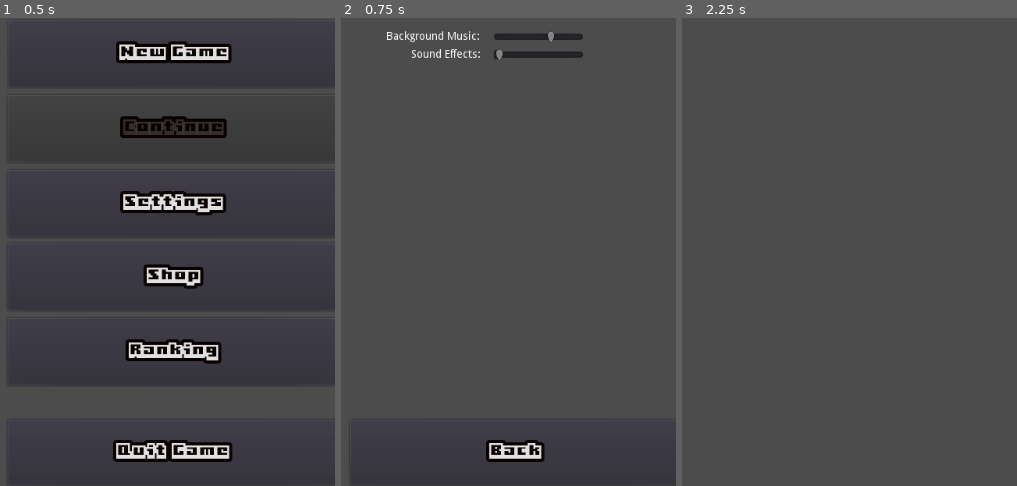
Above: before the commit, frames 1-3 (left to right).
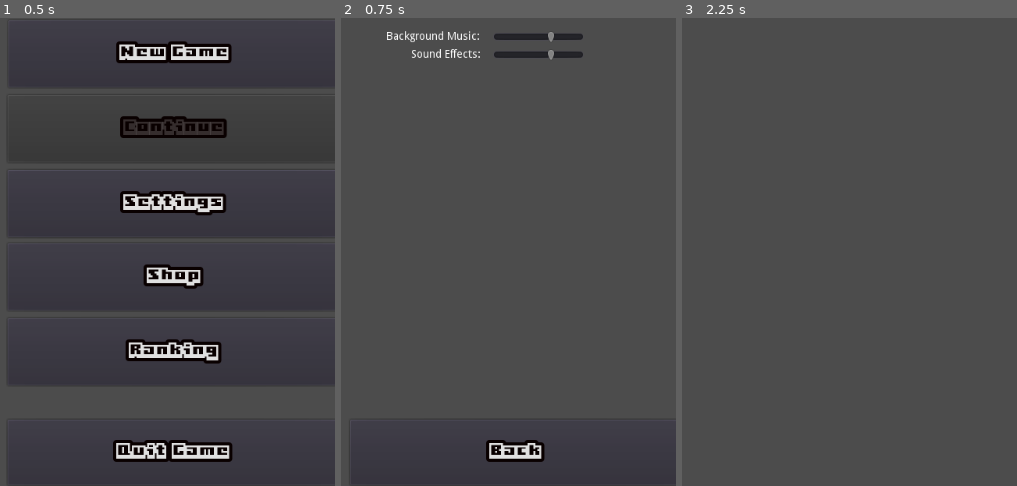
Above: after the commit, the same moments.

Repository: wvffle/finish-the-project
Game: Godot game, scene res://src/scenes/Game.tscn
The game is run twice, just before and just after one commit, with the same random seed, the same clock (stepped at 60 frames per second) and the same inputs.
Inputs:
- Up to frame 1 (0.5 s): no input
- Up to frame 2 (0.75 s): click "Settings" at 0.5 s
- Up to frame 3 (2.25 s): click "Back" at 1.25 s; click "New Game" at 2 s

Frame 1 is identical in both runs. In frame 2, less than 0.1% of the frame differs, in the area x 45-64%, y 6-9%; in frame 3, nothing differs.

Commit message:
chore: merge pull request #42 in GPZ/finish-the-project from feature/GPZ-75 to master
Squashed commit of the following:

commit fa7fdf4e7947a585142cab970aedb3c246664cfc
Merge: dfec284 b795dcc
Author: patrycjarecko <patrycjarecko00@gmail.com>
Date:   Mon Nov 22 15:34:31 2021 +0100

    Merge branch 'master' of ssh://devtools.wi.pb.edu.pl:7999/gpz/finish-the-project into feature/GPZ-75

    # Conflicts:
    #	src/scenes/Settings.tscn

commit dfec2845d36d9424762fb0e35014042adfe96225
Author: patrycjarecko <patrycjarecko00@gmail.com>
Date:   Mon Nov 22 15:26:38 2021 +0100

    feat: add logic for sound effects slider

commit ba46cd027267f9ff5b78db0f9f57f34ac358d638
Author: patrycjarecko <patrycjarecko00@gmail.com>
Date:   Mon Nov 22 15:18:56 2021 +0100

    fix: delete useless line in backgroundMusicSlider,

commit 7cba59b263565b45dce83fe24031bbf932c6da99
Author: patrycjarecko <patrycjarecko00@gmail.com>
Date:   Mon Nov 22 15:11:04 2021 +0100

    feat: add logic for main theme volume slider

commit ac9ff0dea0c56eb5d6bc822935806b9ad1b3092c
Merge: ff5d9ea 7977b86
Author: patrycjarecko <patrycjarecko00@gmail.com>
Date:   Mon Nov 22 13:13:23 2021 +0100

    chore: merge origin

commit ff5d9eab9251e4289625daa97d486317563c0380
Author: patrycjarecko <patrycjarecko00@gmail.com>
Date:   Sun Nov 21 00:20:05 2021 +0100

    feat: add sound slider for background music

commit adbd6e6a05ab7aa56a6a8657448994d14b18c923
Author: patrycjarecko <patrycjarecko00@gmail.com>
Date:   Sun Nov 21 00:12:22 2021 +0100

    feat: add sound slider for sound effects

Diff:
--- a/src/scenes/Settings.tscn
+++ b/src/scenes/Settings.tscn
@@ -1,8 +1,9 @@
-[gd_scene load_steps=5 format=2]
+[gd_scene load_steps=6 format=2]
 
 [ext_resource path="res://assets/fonts/Boxy-Bold.ttf" type="DynamicFontData" id=1]
 [ext_resource path="res://src/scripts/ui/buttons/backMenuButton.gd" type="Script" id=2]
 [ext_resource path="res://src/scripts/ui/sliders/backgroundMusicSlider.gd" type="Script" id=3]
+[ext_resource path="res://src/scripts/ui/sliders/soundEffectsSlider.gd" type="Script" id=4]
 
 [sub_resource type="DynamicFont" id=1]
 size = 20
@@ -36,6 +37,10 @@
 margin_top = 30.0
 margin_right = 906.0
 margin_bottom = 65.0
+min_value = -20.0
+max_value = 10.0
+step = 0.05
+script = ExtResource( 4 )
 __meta__ = {
 "_edit_use_anchors_": false
 }
@@ -72,4 +77,5 @@
 
 [connection signal="mouse_entered" from="Control/backMenuButton" to="Control/backMenuButton" method="_on_Button_mouse_entered"]
 [connection signal="pressed" from="Control/backMenuButton" to="Control/backMenuButton" method="_on_backMenuButton_pressed"]
+[connection signal="value_changed" from="Control/soundEffectsSlider" to="Control/soundEffectsSlider" method="_on_soundEffectsSlider_value_changed"]
 [connection signal="value_changed" from="Control/backgroundMusicSlider" to="Control/backgroundMusicSlider" method="_on_backgroundMusicSlider_value_changed"]
--- /dev/null
+++ b/src/scripts/ui/sliders/soundEffectsSlider.gd
@@ -0,0 +1,7 @@
+extends HSlider
+
+func _ready():
+	value = sounds.button.get_volume_db()
+
+func _on_soundEffectsSlider_value_changed(value):
+	sounds.button.set_volume_db(value)
